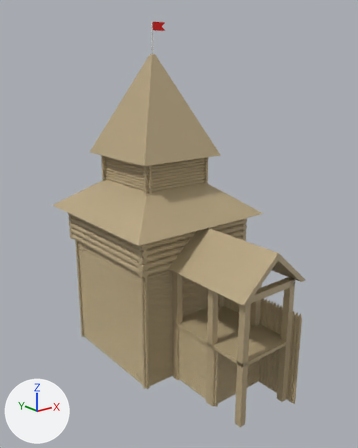
Before and after pictures for a commit that changed the glTF model big_grad_n.glb.
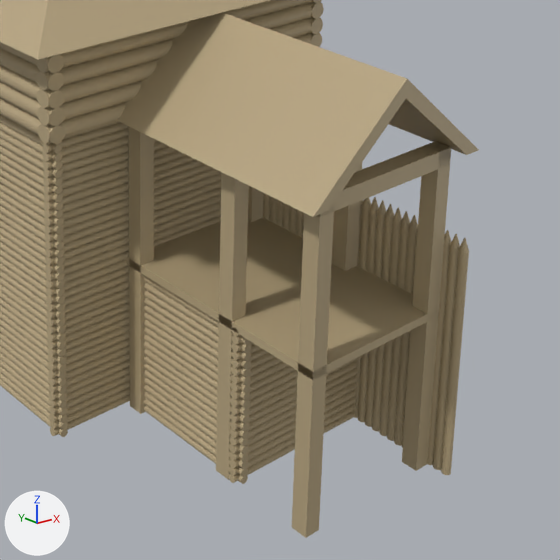
There are two pictures of each version: one whole from a camera (50 mm lens) standing at (-19.6, -24.6, 19.4) and looking at (0.2, 0.2, 9.5), one close up on the part from 35% to 94% of the width and 50% to 97% of the height. Every picture has the same lights, and +X, +Y and +Z are marked at lower left. Where no turn or scale is listed for an object, it has been applied to the vertices. Vertices at the same position are counted once.

In view in the first close-up: 'Цилиндр.011'.
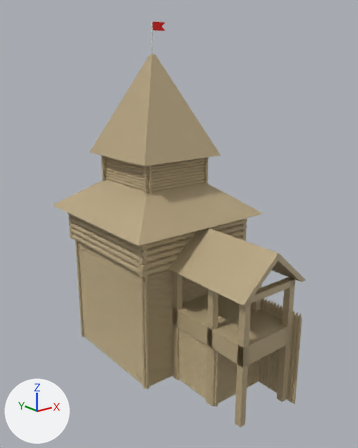
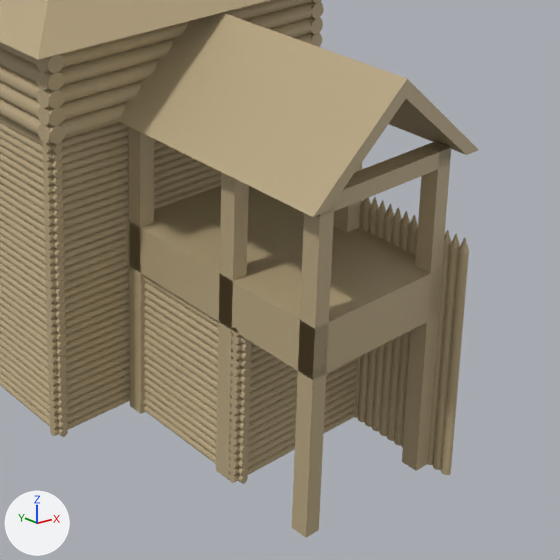
Boxes (x1, y1, x2, y2) around the edits, measured in the close-ups (560 x 560 px):
part 1 of me_цилиндр_019, built on
    before: (127, 218, 427, 364)
    after: (125, 185, 442, 371)

What the commit changed:
me_цилиндр_019 is used by ob_цилиндр_011; location (0.0, 1.0, 5.0).
me_цилиндр_019 had 22270 vertices, 44336 faces and spanned x -5.5..4.5, y -10.0..11.0, z -4.9..17.2.
me_цилиндр_019 now has 22274 vertices, 44344 faces and spans x -5.5..4.5, y -10.0..11.0, z -4.9..17.2.
Part 1, on me_цилиндр_019:
2 faces are deleted.
4 vertices are added at (-2.3, -9.5, 0.2), (-2.3, -3.0, 0.2), (1.7, -3.0, 0.2), (1.7, -9.5, 0.2).
10 new faces join them, mat_материал_003 (beige #b8a681).
me_цилиндр_019 no longer uses material mat_материал_001 (brown #4f443a).
